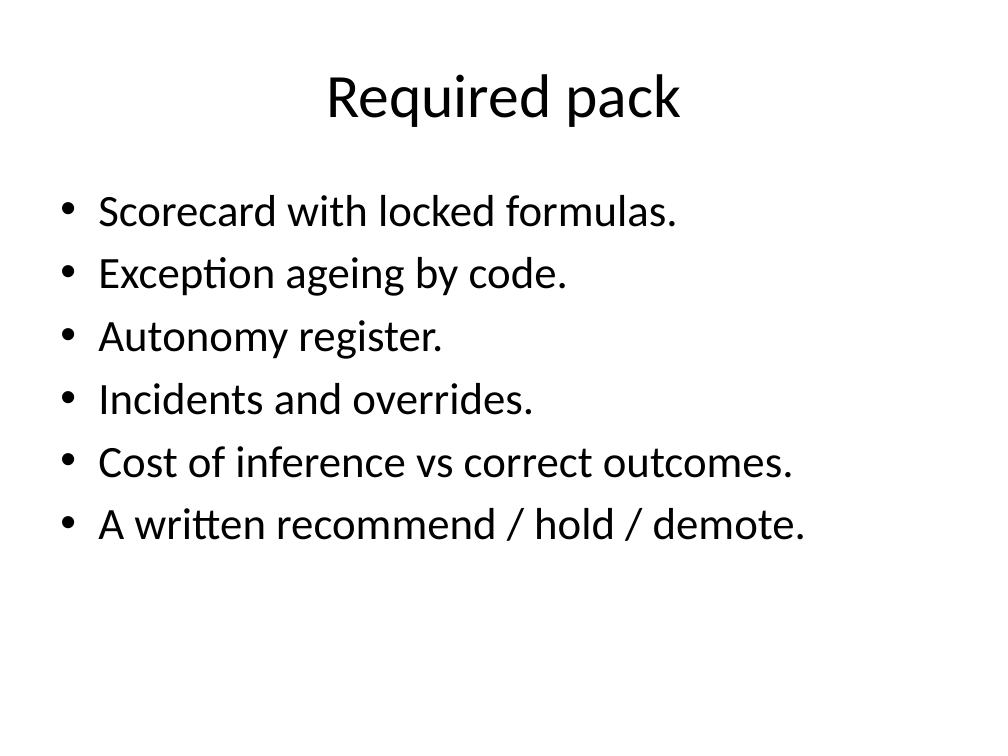
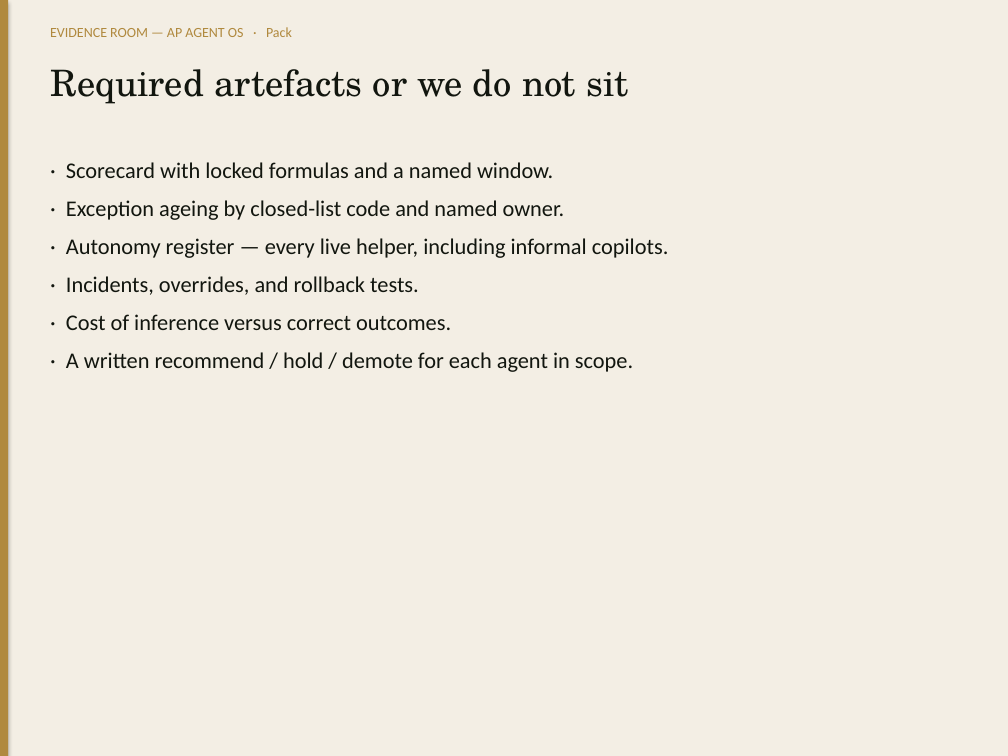
Before and after one commit to adamintelligenceai/Origin, a slide deck: slide 2 of evidence-room/04_AP_AGENT_OS_TEAM/Decks/ER_Steering_Committee.pptx. Drawn at 1008x756 pixels with LibreOffice and Linux fonts; fonts in the diff are those of the drawing. Boxes give left, top, right and bottom in pixels: in the first picture for what was removed or moved away, otherwise in the second. Text is boxed around its words. In the diff, an @@ line names an element or a change of style, - is before the commit and + after.

```diff
--- a/evidence-room/04_AP_AGENT_OS_TEAM/Decks/ER_Steering_Committee.pptx
+++ b/evidence-room/04_AP_AGENT_OS_TEAM/Decks/ER_Steering_Committee.pptx
@@ rectangle added at (0,0,1008,756), fill #F3EEE4 @@
@@ rectangle added at (0,0,8,756), fill #B0893E @@
@@ text added at (50,27,292,37), 10 pt, text #B0893E @@
+EVIDENCE ROOM — AP AGENT OS · Pack
@@ text added at (50,69,628,104), 26 pt, text #12160F @@
+Required artefacts or we do not sit
@@ title removed at (326,74,681,127) @@
-Required pack
@@ text at (66,162,669,372): text changed; size 32 to 16 pt; text colour #000000 to #12160F @@
-• Scorecard with locked formulas.
-• Exception ageing by code.
-• Autonomy register.
-• Incidents and overrides.
-• Cost of inference vs correct outcomes.
-• A written recommend / hold / demote.
+· Scorecard with locked formulas and a named window.
+· Exception ageing by closed-list code and named owner.
+· Autonomy register — every live helper, including informal copilots.
+· Incidents, overrides, and rollback tests.
+· Cost of inference versus correct outcomes.
+· A written recommend / hold / demote for each agent in scope.
```
Also in this commit, not shown: 1 other slide changed, 6 slides added, 55 other files.
